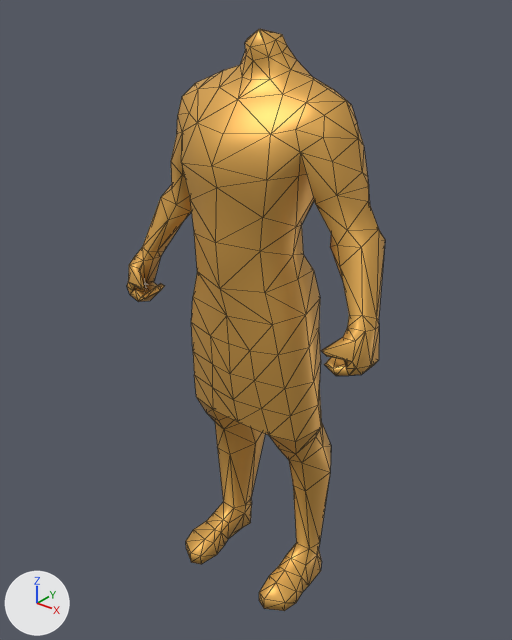
Before and after pictures for a commit that changed the COLLADA model art/animation/biped/gatherer/gather_fruit_f.dae.
Before and after are seen from a 50 mm camera at (2.64, -3.31, 4.12) aimed at (-0.04, 0.03, 2.04). Every picture has the same lights, and +X, +Y and +Z are marked at lower left. Mesh edges are drawn as thin lines. Vertices at the same position are counted once.

Names of what the first picture shows: 'm_tunic_long'.
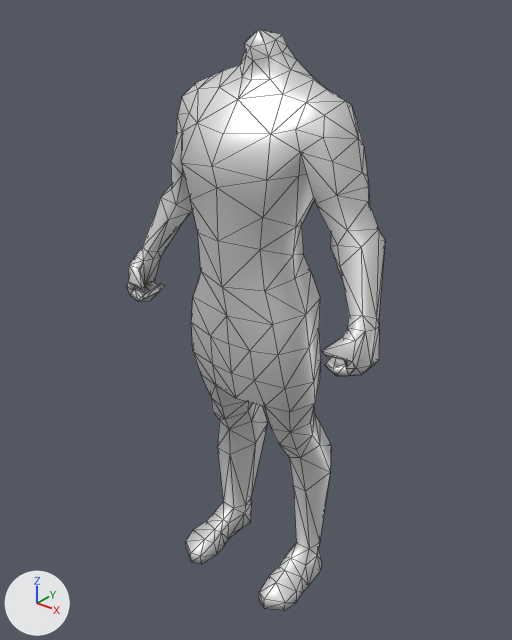
Where the change shows, as pixel boxes (x1, y1, x2, y2) in the pictures (512 x 640 px; the box of a moved part takes in the faces that stretch with it):
```json
{"object": "m_tunic_long", "change": "recoloured, reshaped", "before": [127, 29, 385, 611], "after": [127, 29, 385, 611], "on screen": "orange to white"}
{"part": 1, "of": "me_cube_016", "change": "moved or reshaped", "before": [190, 188, 320, 325], "after": [191, 188, 320, 325]}
{"part": 2, "of": "me_cube_016", "change": "moved or reshaped", "before": [193, 352, 331, 491], "after": [193, 352, 331, 491]}
{"part": 3, "of": "me_cube_016", "change": "moved or reshaped", "before": [313, 77, 358, 136], "after": [313, 78, 358, 136]}
```

Scene script edits in JSON lines:
```json
{"op": "set", "path": "mat_skin.base_color", "old": "(0.8, 0.433, 0.0937)", "new": "(0.8, 0.8, 0.8)", "note": "orange #e7b056 -> white #e7e7e7"}
{"block": "me_cube_016", "where": "me_cube_016.from_pydata(...)  # 423 vertices, 836 faces; spans x -0.96..0.96, y -0.41..0.4, z 0.0..3.85"}
{"block": "me_cube_016", "where": "# used by ob_m_tunic_long; location = (0.0, 0.0, 0.0)"}
{"block": "me_cube_016", "where": "# verts and faces of me_cube_016; kept vertices keep their numbers, new ones are numbered from 423"}
{"block": "me_cube_016", "where": "# before: 47 (0.38, 0.21, 3.54) at pixel (334, 89), 49 (0.45, 0.28, 3.3), 52 (0.4, 0.07, 3.19), 57 (0.51, 0.18, 3.48) at pixel (351, 104), 61 (0.55, 0.06, 3.51) at pixel (345, 100)"}
{"block": "me_cube_016", "where": "# before: 63 (0.53, 0.23, 3.37) at pixel (357, 122), 65 (0.64, 0.07, 3.32) at pixel (358, 138)"}
{"block": "me_cube_016", "change": "me_cube_016 part 1"}
{"block": "me_cube_016", "change": "2 vertices are removed from x -0.3..0.3, y 0.2, z 2.43"}
{"block": "me_cube_016", "change": "14 faces are deleted"}
{"block": "me_cube_016", "change": "9 vertices move from x -0.38..0.38, y -0.39..0.19, z 2.42..2.72 to x -0.36..0.36, y -0.37..0.17, z 2.42..2.72"}
{"block": "me_cube_016", "change": "2 vertices are added at (0.28, 0.18, 2.43), (-0.28, 0.18, 2.43)"}
{"block": "me_cube_016", "change": "14 new faces join them"}
{"block": "me_cube_016", "change": "me_cube_016 part 2"}
{"block": "me_cube_016", "change": "31 vertices are removed from x -0.44..0.44, y -0.23..0.31, z 1.09..1.59"}
{"block": "me_cube_016", "change": "106 faces are deleted"}
{"block": "me_cube_016", "change": "4 vertices in x 0.21..0.5, y 0.0..0.3, z 1.21..1.6 move by (-0.03, 0.0, 0.0)"}
{"block": "me_cube_016", "change": "4 vertices in x -0.5..-0.21, y 0.0..0.3, z 1.21..1.6 move by (0.03, 0.0, 0.0)"}
{"block": "me_cube_016", "change": "13 vertices move from x -0.5..0.5, y -0.29..0.32, z 1.13..1.79 to x -0.44..0.44, y -0.28..0.31, z 1.13..1.79"}
{"block": "me_cube_016", "change": "31 vertices are added at x -0.42..0.42, y -0.19..0.27, z 1.07..1.72"}
{"block": "me_cube_016", "change": "106 new faces join them"}
{"block": "me_cube_016", "change": "me_cube_016 part 3"}
{"op": "add", "block": "me_cube_016", "code": "delete_faces([(57, 61, 63), (61, 65, 63)])"}
{"op": "add", "block": "me_cube_016", "code": "verts[47] = (0.37, 0.19, 3.53)  # moved, pixel (331, 92)"}
{"op": "add", "block": "me_cube_016", "code": "verts[49] = (0.44, 0.25, 3.29)  # moved"}
{"op": "add", "block": "me_cube_016", "code": "verts[52] = (0.41, 0.07, 3.21)  # moved"}
{"op": "add", "block": "me_cube_016", "code": "faces += [(57, 61, 65), (57, 65, 63)]"}
```
